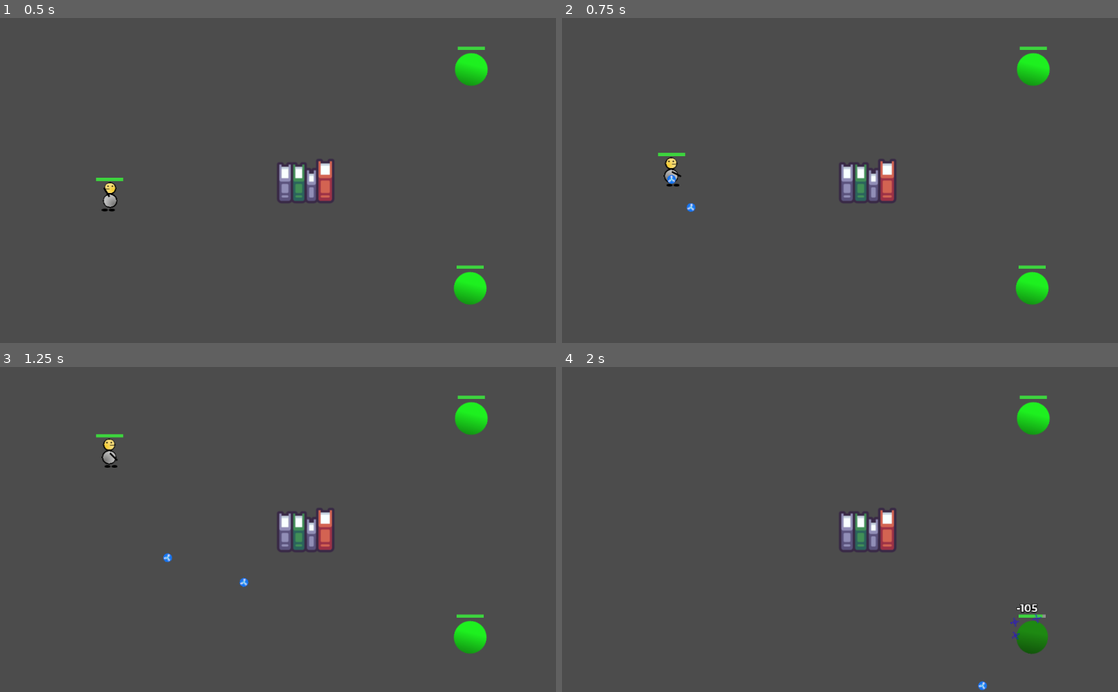
Above: before the commit, frames 1-4 (two rows, left to right).
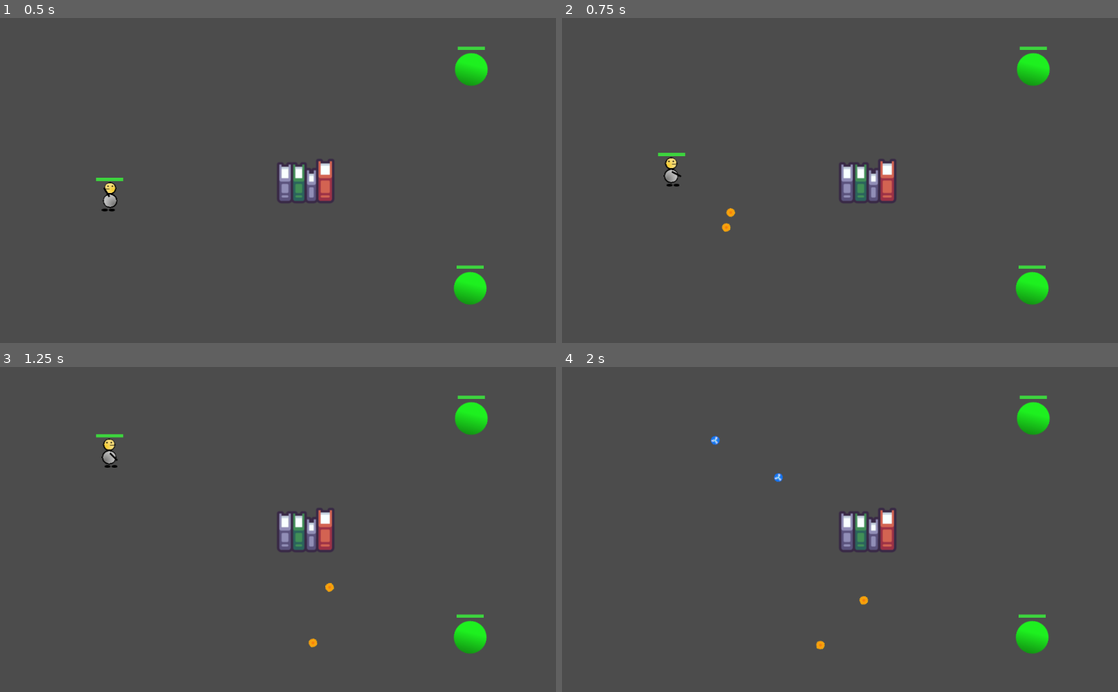
Above: after the commit, the same moments.

Repository: NPGodotEngine/Hack_And_Slash
Game: Godot game, scene res://Levels/TestLevel.tscn
Two runs of this game, one before a commit and one after it. Both use one fixed random seed, a clock stepped at 60 frames per second and the inputs below. The project has no main scene, so this scene is started directly.
Inputs (mouse positions are in pixels of both pictures, inside the frame that each line leads up to):
- Up to frame 1 (0.5 s): no input
- Up to frame 2 (0.75 s): tap Enter at 0.5 s; move the mouse to (812, 245) at 0.52 s; press the mouse at (812, 245) at 0.53 s; hold W (move_up) from 0.53 s (still down)
- Up to frame 3 (1.25 s): keep holding W (move_up)
- Up to frame 4 (2 s): keep holding W (move_up); move the mouse to (1006, 578) at 1.27 s; release the mouse at (1006, 578) at 1.28 s; right-click (1006, 578) at 1.35 s

Frame 1 is identical in both runs. In frame 2, 0.1% of the frame differs, in the area x 18-32%, y 48-66%; in frame 3, 0.1%; in frame 4, 0.8%, in the area x 26-88%, y 21-100%.

Commit message:
Refactor: Projectile, report both projectile and body it hitted

Diff:
--- a/Skills/Projectile/CryoBulletSkill/CryoBulletSkill.gd
+++ b/Skills/Projectile/CryoBulletSkill/CryoBulletSkill.gd
@@ -122,7 +122,7 @@
 func _refill_bullets() -> void:
     _bullet_left = self.projectile_count
 
-func _on_projectile_hit(body:Node) -> void:
+func _on_projectile_hit(_projectile:CryoBullet, body:Node) -> void:
     assert(_freeze_pool_scene, "freeze_pool_scene is null")
 
     if _freeze_pool_scene and can_spawn_freeze_pool():
--- /dev/null
+++ b/Skills/Projectile/FireBulletSkill/FireBullet/FireBullet.gd
@@ -0,0 +1,2 @@
+class_name FireBullet
+extends Projectile
--- a/Skills/Projectile/FireBulletSkill/FireBullet/FireBullet.tscn
+++ b/Skills/Projectile/FireBulletSkill/FireBullet/FireBullet.tscn
@@ -1,6 +1,6 @@
 [gd_scene load_steps=4 format=2]
 
-[ext_resource path="res://Skills/Projectile/Projectile.gd" type="Script" id=1]
+[ext_resource path="res://Skills/Projectile/FireBulletSkill/FireBullet/FireBullet.gd" type="Script" id=1]
 [ext_resource path="res://Assets/Fire_ball.png" type="Texture" id=2]
 
 [sub_resource type="CircleShape2D" id=1]
--- a/Skills/Projectile/FireBulletSkill/FireBulletSkill.gd
+++ b/Skills/Projectile/FireBulletSkill/FireBulletSkill.gd
@@ -36,7 +36,7 @@
 
     start_cool_down()
 
-func _on_projectile_hit(body:Node) -> void:
+func _on_projectile_hit(_projectile:Projectile, body:Node) -> void:
     assert(_flame_pool_scene, "flame_pool_scene is null")
 
     if _flame_pool_scene and can_spawn_flame_pool():
--- a/Skills/Projectile/Projectile.gd
+++ b/Skills/Projectile/Projectile.gd
@@ -4,7 +4,7 @@
 # warning-ignore-all:RETURN_VALUE_DISCARDED
 
 # Emit when projectile hit a body
-signal on_projectile_hit(body)
+signal on_projectile_hit(projectile, body)
 
 # Bullet _speed
 var _speed := 200.0
@@ -104,7 +104,7 @@
 # Call when this projectile hit a physics body
 func _on_projectile_hit_body(body:Node) -> void:
     if body.has_method("take_damage"):
-        emit_signal("on_projectile_hit", body)
+        emit_signal("on_projectile_hit", self, body)
         body.take_damage(_hit_damage)
 
     # free projectile if not penetrated
--- a/Skills/SkillManager/SkillManager.gd
+++ b/Skills/SkillManager/SkillManager.gd
@@ -5,7 +5,7 @@
 
 # List of active skills
 var active_skills: Array = [
-	# preload("res://Skills/Projectile/FireBulletSkill/FireBulletSkill.tscn").instance(),
+	preload("res://Skills/Projectile/FireBulletSkill/FireBulletSkill.tscn").instance(),
 	preload("res://Skills/Projectile/CryoBulletSkill/CryoBulletSkill.tscn").instance()
 ]
 
--- a/project.godot
+++ b/project.godot
@@ -23,6 +23,11 @@
 "class": "DamageLabel",
 "language": "GDScript",
 "path": "res://Interface/HUD/DamageLabel.gd"
+}, {
+"base": "Projectile",
+"class": "FireBullet",
+"language": "GDScript",
+"path": "res://Skills/Projectile/FireBulletSkill/FireBullet/FireBullet.gd"
 }, {
 "base": "Area2D",
 "class": "FlamePool",
@@ -68,6 +73,7 @@
 "Character": "",
 "CryoBullet": "",
 "DamageLabel": "",
+"FireBullet": "",
 "FlamePool": "",
 "FreezePool": "",
 "HitDamage": "",
